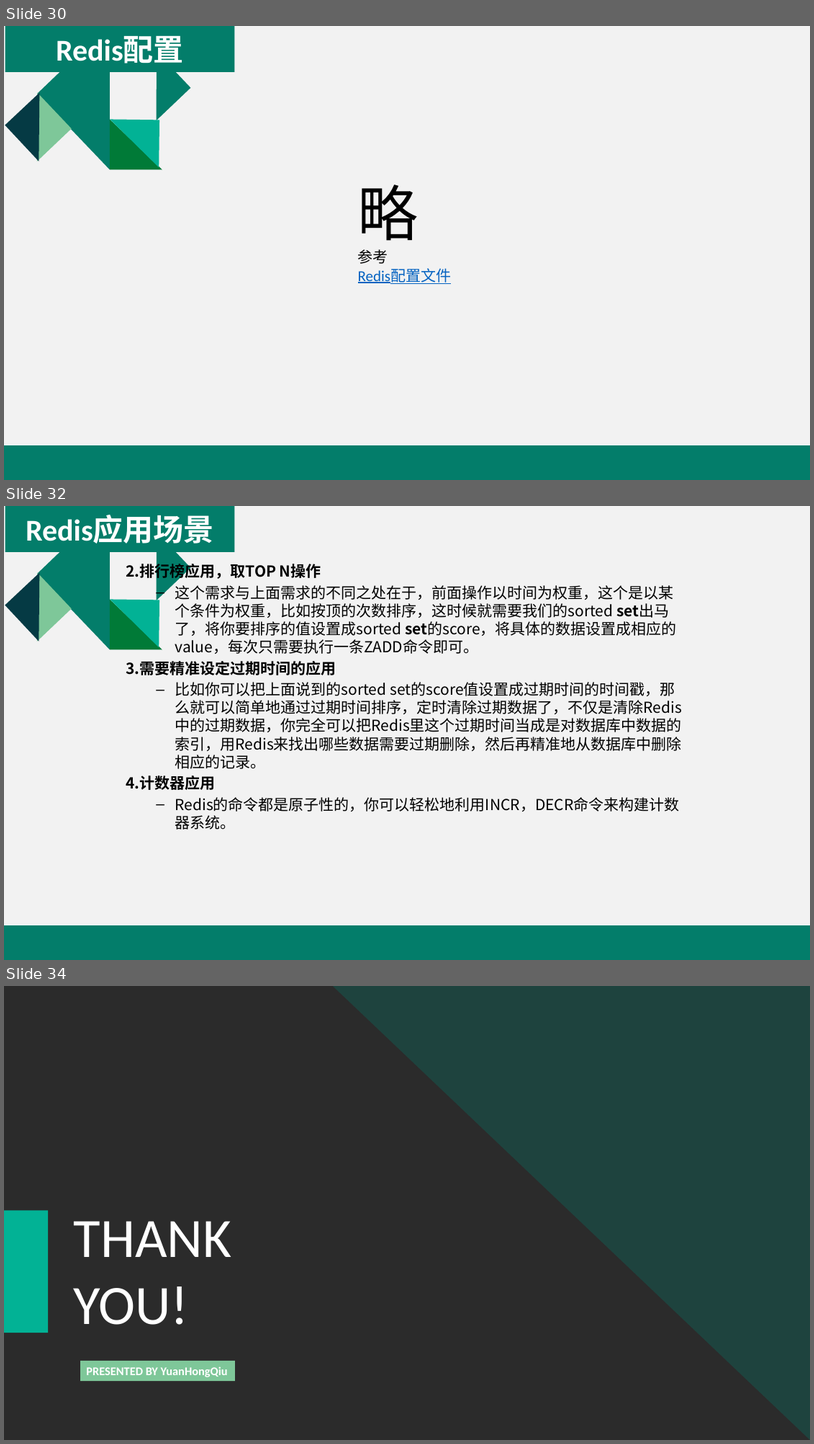
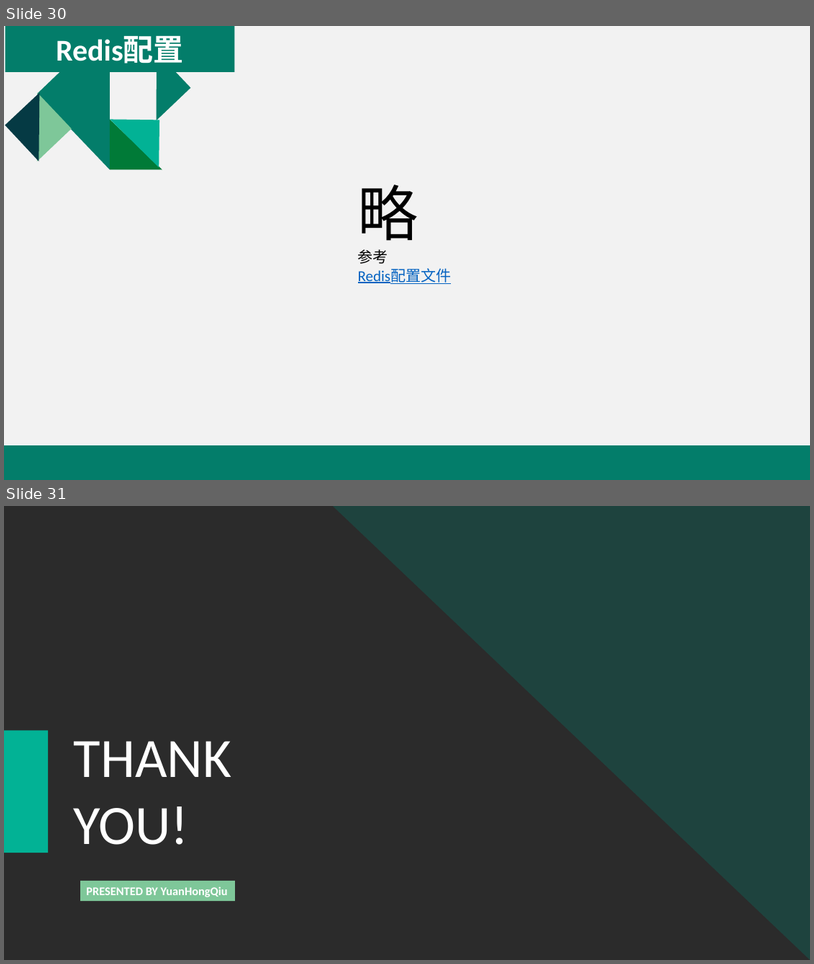
Before and after one commit to yuanhongqiu/baobaotao, a slide deck: taotao-manage/taotao-manage-web/src/main/resources/Redis介绍.pptx. Shown one above the other, each under a label of ours: slides 30, 32 and 34 before the commit, slides 30 and 31 after it; the slides between them are not shown. The pictures are 814x1444 and 814x964 pixels, drawn with LibreOffice and Linux fonts; fonts in the diff are those of the drawing; background and template pictures are left out; a plain dark background stands for a picture behind light text. Boxes give left, top, right and bottom in pixels: in the first picture for what was removed or moved away, otherwise in the second. Text is boxed around its words. In the diff, an @@ line names an element or a change of style, - is before the commit and + after.

```diff
--- a/taotao-manage/taotao-manage-web/src/main/resources/Redis介绍.pptx
+++ b/taotao-manage/taotao-manage-web/src/main/resources/Redis介绍.pptx
@@ slide 32 removed at (4,506,810,960), background #F2F2F2; not listed: 6 template elements that a slide beside it also shows @@
@@ rectangle removed at (5,506,235,552) @@
-Redis应用场景
@@ text removed at (126,561,682,829) @@
-2.排行榜应用，取TOP N操作
-  – 这个需求与上面需求的不同之处在于，前面操作以时间为权重，这个是以某个条件为权重，比如按顶的次数排序，这时候就需要我们的sorted set出马了，将你要排序的值设置成sorted set的score，将具体的数据设置成相应的value，每次只需要执行一条ZADD命令即可。
-3.需要精准设定过期时间的应用
-  – 比如你可以把上面说到的sorted set的score值设置成过期时间的时间戳，那么就可以简单地通过过期时间排序，定时清除过期数据了，不仅是清除Redis中的过期数据，你完全可以把Redis里这个过期时间当成是对数据库中数据的索引，用Redis来找出哪些数据需要过期删除，然后再精准地从数据库中删除相应的记录。
-4.计数器应用
-  – Redis的命令都是原子性的，你可以轻松地利用INCR，DECR命令来构建计数器系统。
@@ rectangle removed at (4,925,810,960) @@
@@ what was slide 34 is now slide 31 @@
```
Also in this commit, not shown: 17 slides changed, 8 slides added, 10 other slides removed.
